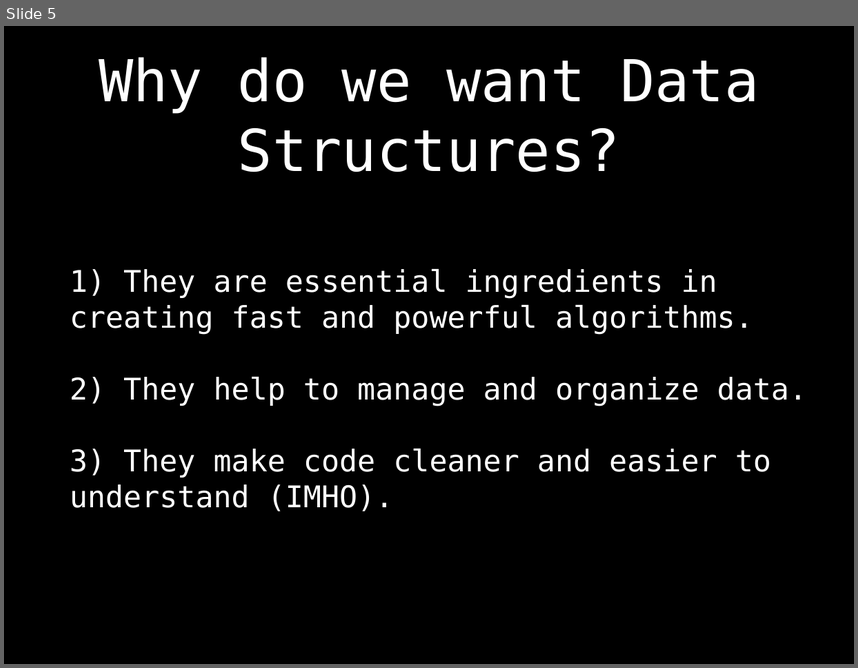
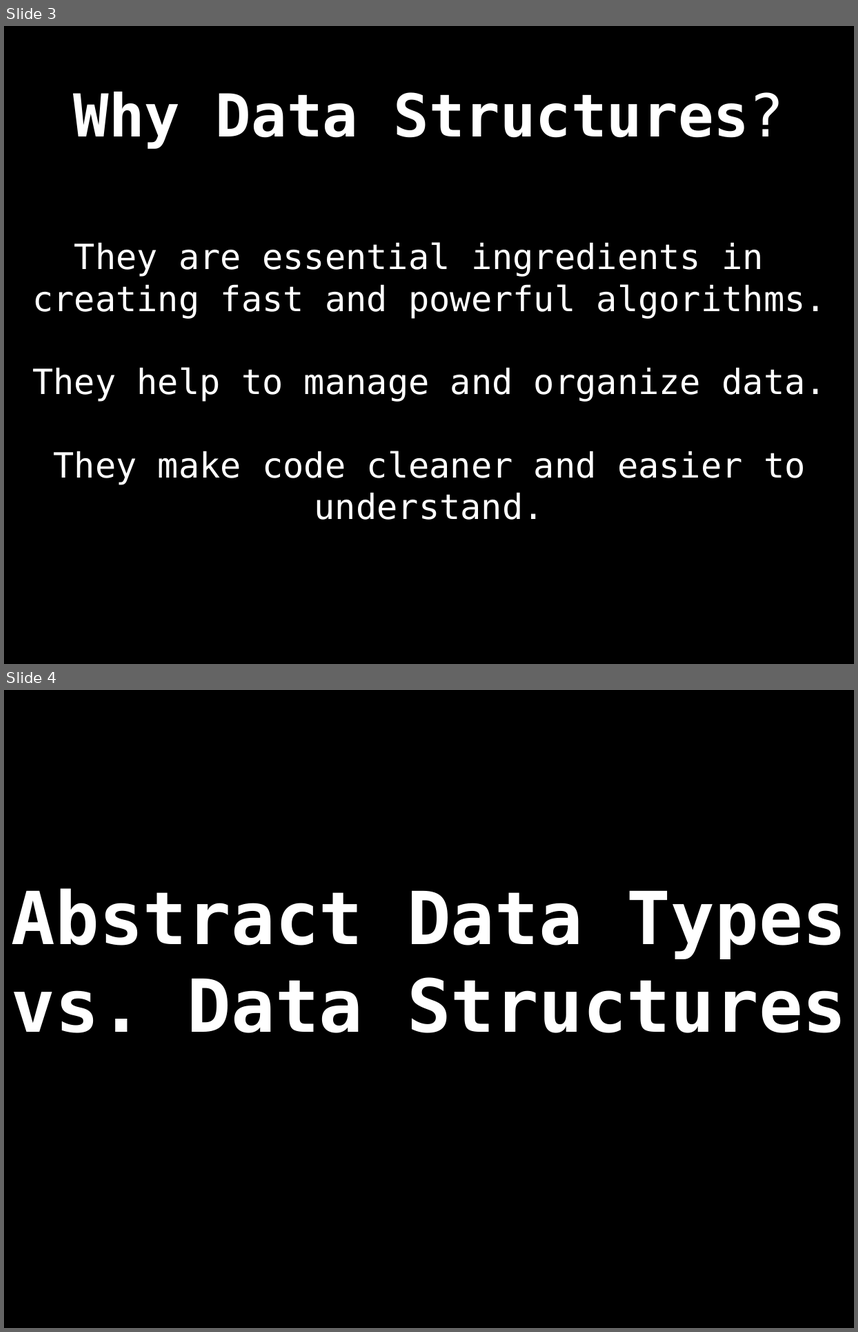
Before and after one commit to williamfiset/DEPRECATED-data-structures, a slide deck: Introduction/ds_intro_slides.pptx. Shown one above the other, each under a label of ours: slide 5 before the commit, slides 3 and 4 after it. The pictures are 858x668 and 858x1332 pixels, drawn with LibreOffice and Linux fonts; fonts in the diff are those of the drawing. Boxes give left, top, right and bottom in pixels: in the first picture for what was removed or moved away, otherwise in the second. Text is boxed around its words. In the diff, an @@ line names an element or a change of style, - is before the commit and + after.

```diff
--- a/Introduction/ds_intro_slides.pptx
+++ b/Introduction/ds_intro_slides.pptx
@@ slide 4 added at (4,690,854,1328), background #000000 @@
@@ title added at (12,888,847,1033), 88 pt, text #FFFFFF, bold @@
+Abstract Data Types vs. Data Structures
@@ what was slide 5 is now slide 3 @@
@@ slide 3 changed as well @@
@@ title at (74,92,784,149): text changed; size 69.6 to 71.2 pt; bold on @@
-Why do we want Data Structures?
+Why Data Structures?
@@ text at (32,242,826,519): text changed; size 36 to 41.8 pt @@
-1) They are essential ingredients in creating fast and powerful algorithms.
-2) They help to manage and organize data.
-3) They make code cleaner and easier to understand (IMHO).
+They are essential ingredients in creating fast and powerful algorithms.
+They help to manage and organize data.
+They make code cleaner and easier to understand.
```
Also in this commit, not shown: 16 other slides changed, 3 other slides added, 5 slides removed, 2 other files.
